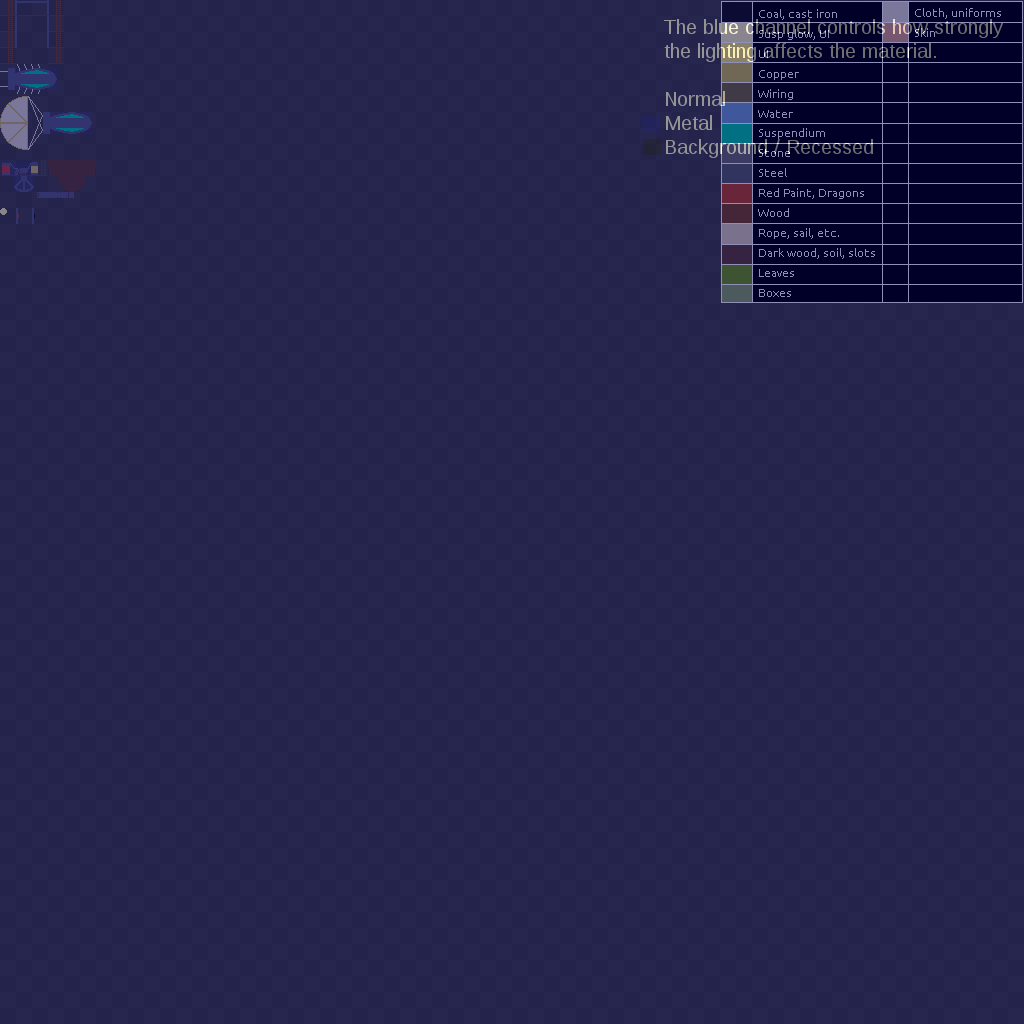
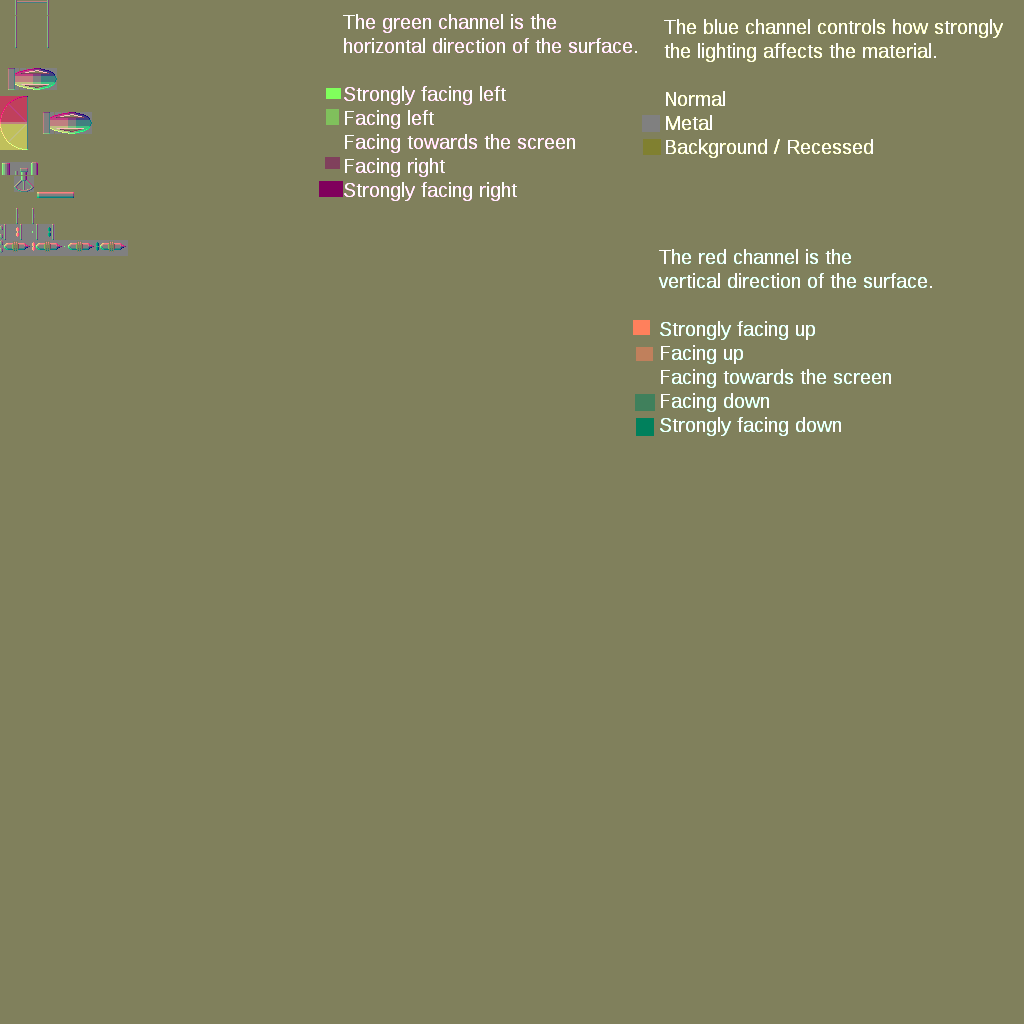
Before/after of a 1024 x 1024 layered artwork. What changed in the layer stack:
"my_spritesheet_bump": opacity 44% → 100% over [0, 0, 1024, 1024]
painted on "Shiny" over [0, 214, 128, 256]
showed "Horizontal", painted on it over [0, 0, 1024, 1024]
showed "Vertical", painted on it over [0, 0, 1024, 1024]
hid "my_spritesheet", painted on it over [0, 0, 1023, 303]
hid "16x16 grid" over [0, 0, 1024, 1024]
